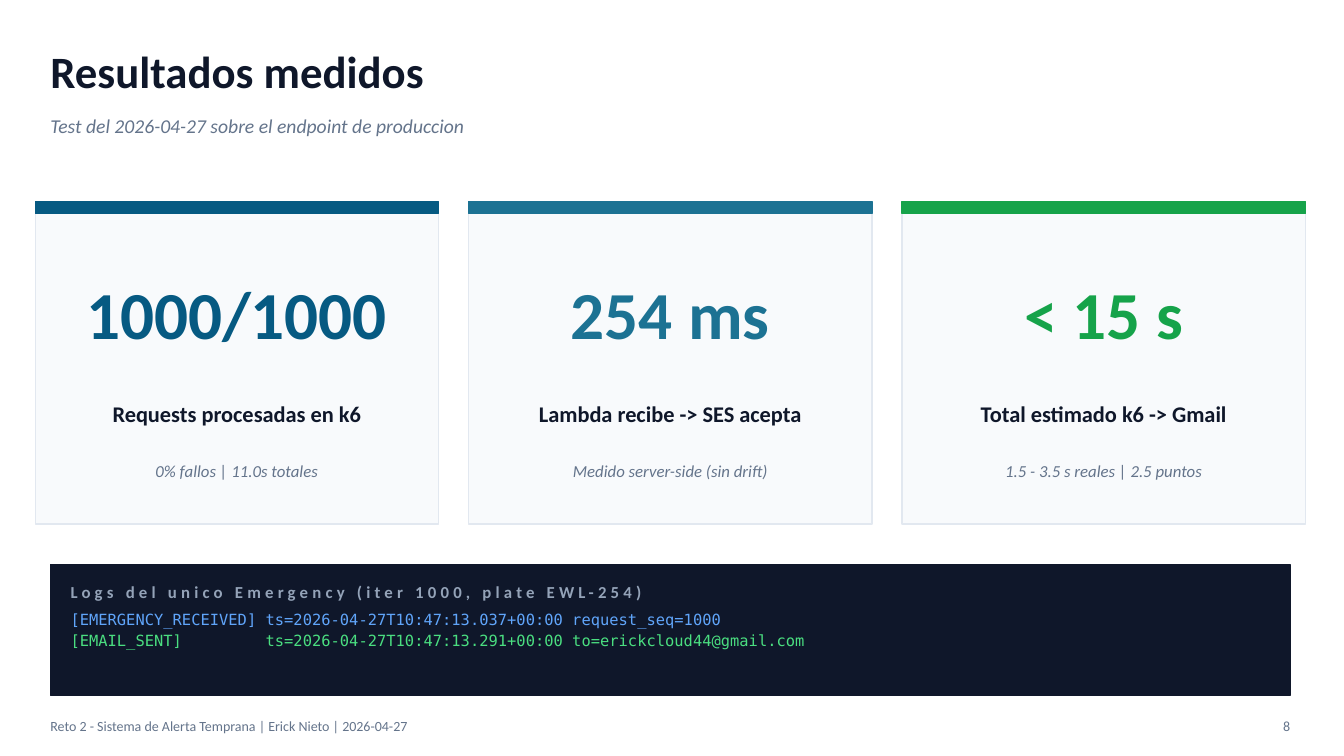
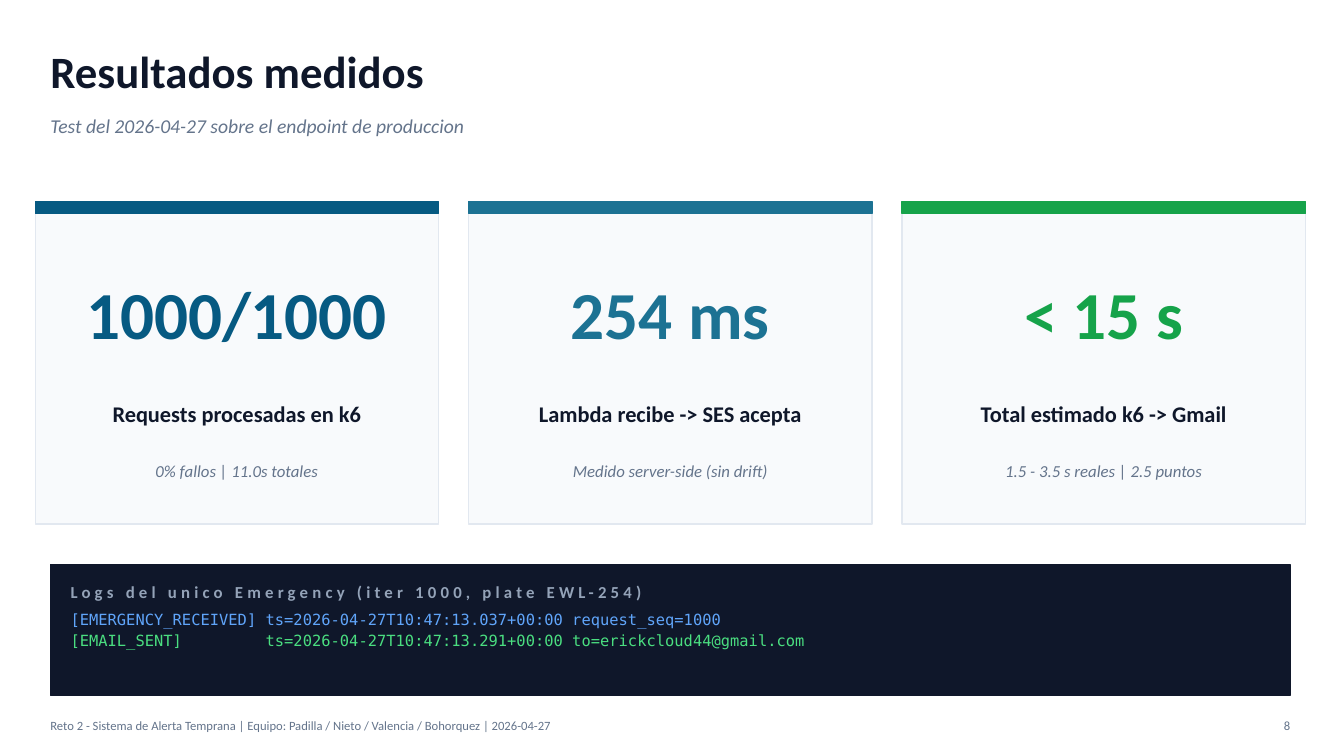
Before and after one commit to Prospect121/reto2-fleet-alerts, a slide deck: slide 8 of docs/Reto2-Presentacion.pptx. Drawn at 1344x756 pixels with LibreOffice and Linux fonts; fonts in the diff are those of the drawing. Boxes give left, top, right and bottom in pixels: in the first picture for what was removed or moved away, otherwise in the second. Text is boxed around its words. In the diff, an @@ line names an element or a change of style, - is before the commit and + after.

```diff
--- a/docs/Reto2-Presentacion.pptx
+++ b/docs/Reto2-Presentacion.pptx
@@ text "8" at (x1=1284, y1=721, x2=1290, y2=730): size 10 to 9 pt @@
@@ text at (x1=50, y1=721, x2=551, y2=732): text changed; size 10 to 9 pt @@
-Reto 2 - Sistema de Alerta Temprana | Erick Nieto | 2026-04-27
+Reto 2 - Sistema de Alerta Temprana | Equipo: Padilla / Nieto / Valencia / Bohorquez | 2026-04-27
```
Also in this commit, not shown: 8 other slides changed, 3 other files.
